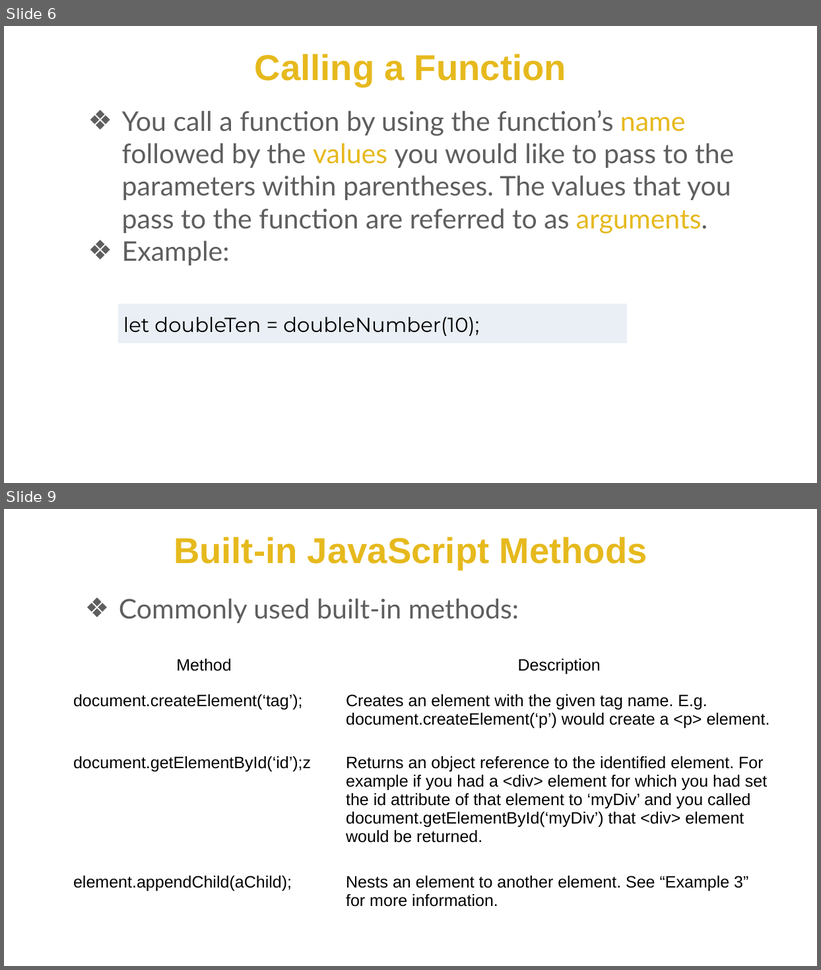
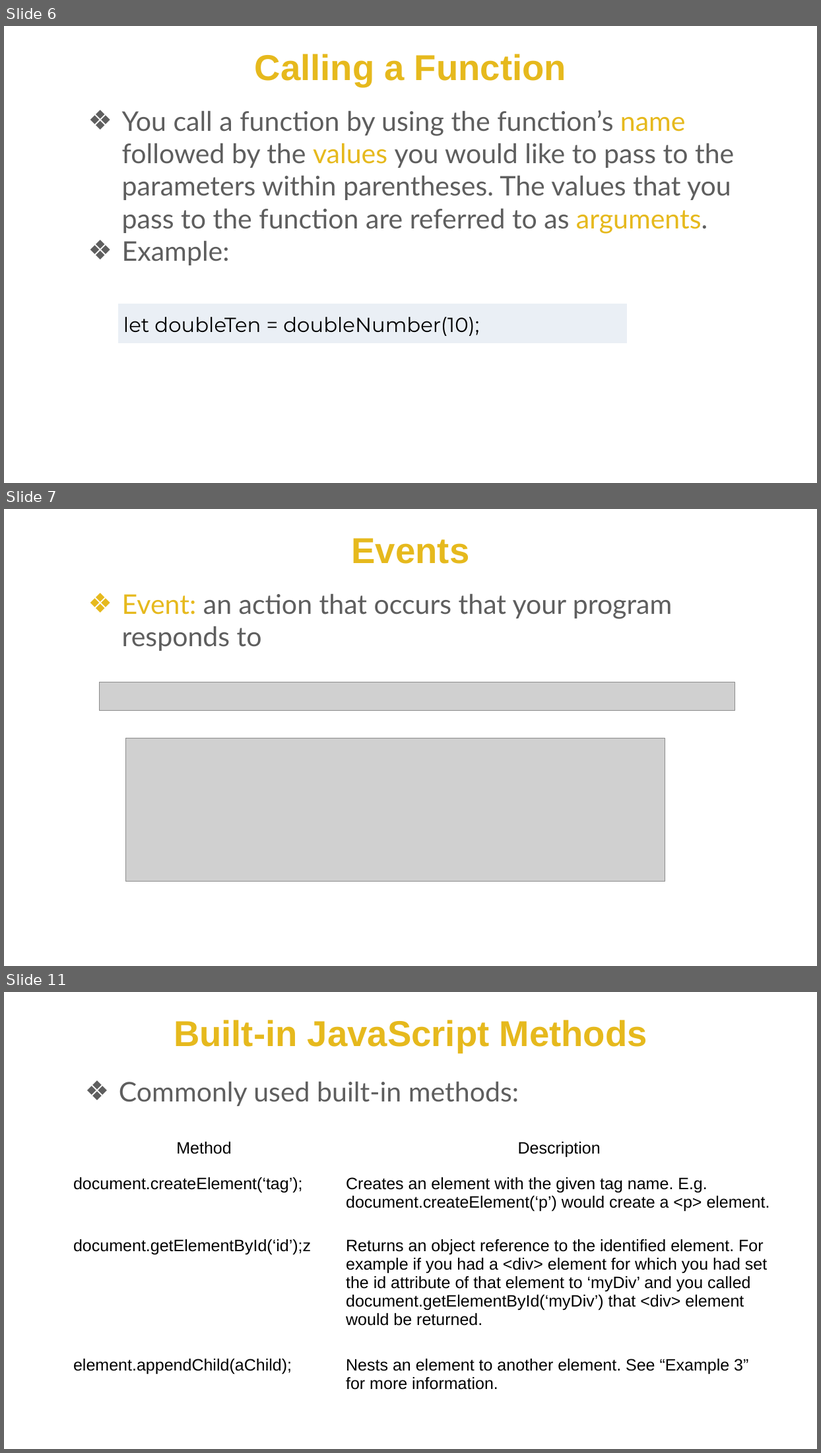
Before and after one commit to JS-RUH-1/-W01D05-JS-Lessons, a slide deck: JavaScript_3(Scripting&EventHandiling).pptx. Shown one above the other, each under a label of ours: slides 6 and 9 before the commit, slides 6, 7 and 11 after it; the slides between them are not shown. The pictures are 821x970 and 821x1453 pixels, drawn with LibreOffice and Linux fonts; fonts in the diff are those of the drawing; grey boxes stand for pictures; background and template pictures are left out. Boxes give left, top, right and bottom in pixels: in the first picture for what was removed or moved away, otherwise in the second. Text is boxed around its words. In the diff, an @@ line names an element or a change of style, - is before the commit and + after.

```diff
--- a/JavaScript_3(Scripting&EventHandiling).pptx
+++ b/JavaScript_3(Scripting&EventHandiling).pptx
@@ slide 7 added at box(4, 509, 817, 966), background #FFFFFF @@
@@ text added at box(352, 538, 470, 564), 85 pt, text #E6B91D, bold @@
+Events
@@ text added at box(122, 593, 672, 651), 64 pt, text #5E5E5E @@
+❖ Event: an action that occurs that your program responds to
@@ picture added at box(99, 682, 735, 711) @@
@@ picture added at box(125, 738, 665, 881) @@
@@ what was slide 9 is now slide 11 @@
```
Also in this commit, not shown: 3 slides changed, 1 other slide added, 1 other file.
